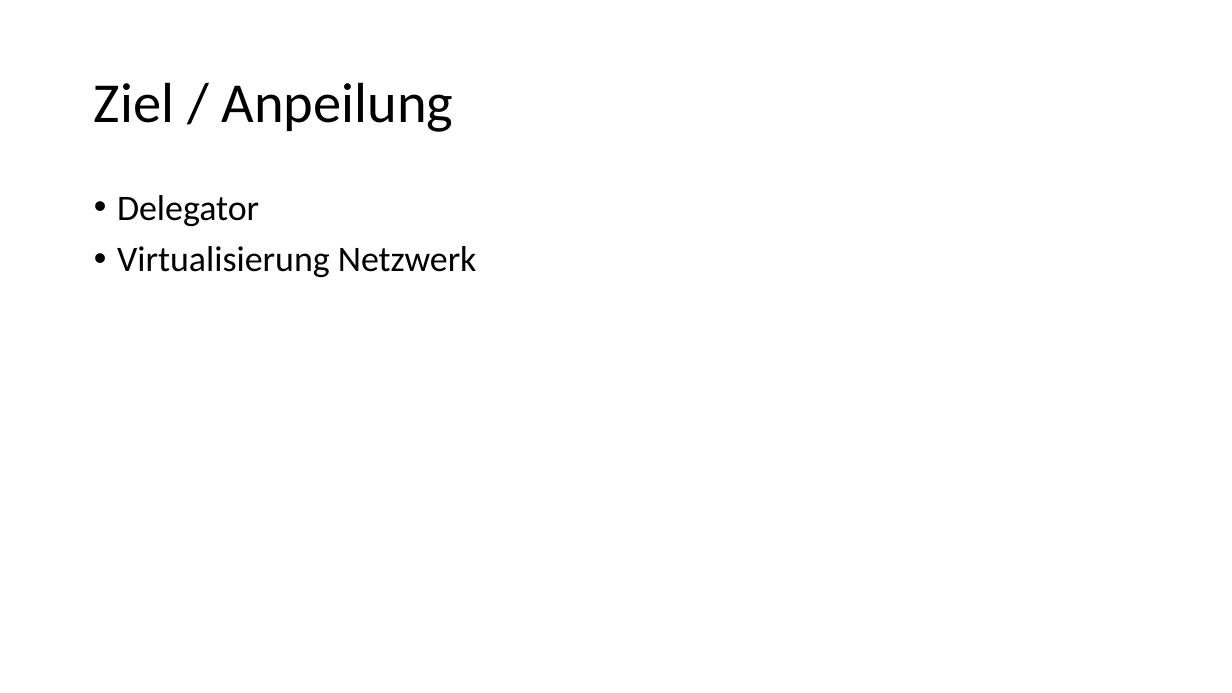
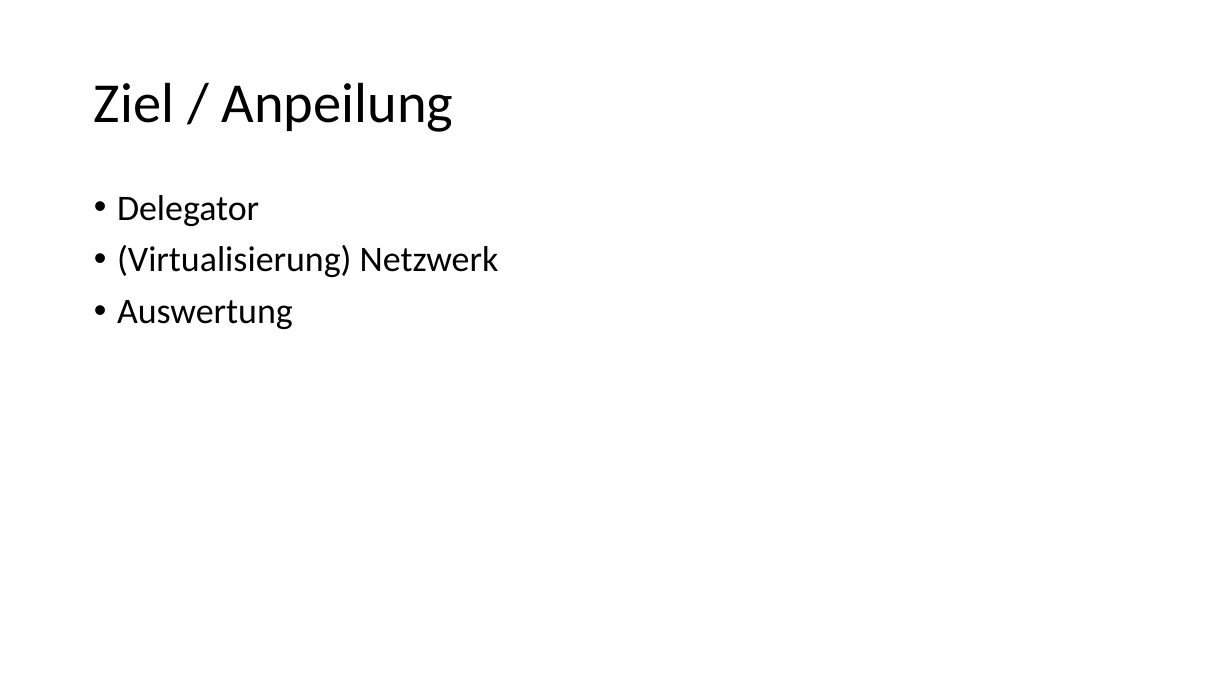
Before and after one commit to AnonyMIkus/sciascid-libpaxos-d255f8b67a32, a slide deck: slide 3 of Dokumente/Vortrag/2023_07_31.pptx. Drawn at 1232x693 pixels with LibreOffice and Linux fonts; fonts in the diff are those of the drawing. Boxes give left, top, right and bottom in pixels: in the first picture for what was removed or moved away, otherwise in the second. Text is boxed around its words. In the diff, an @@ line names an element or a change of style, - is before the commit and + after.

```diff
--- a/Dokumente/Vortrag/2023_07_31.pptx
+++ b/Dokumente/Vortrag/2023_07_31.pptx
@@ text at (117,245,499,329): text changed @@
-• Virtualisierung Netzwerk
+• (Virtualisierung) Netzwerk
+• Auswertung
```
Also in this commit, not shown: 2 other files.
